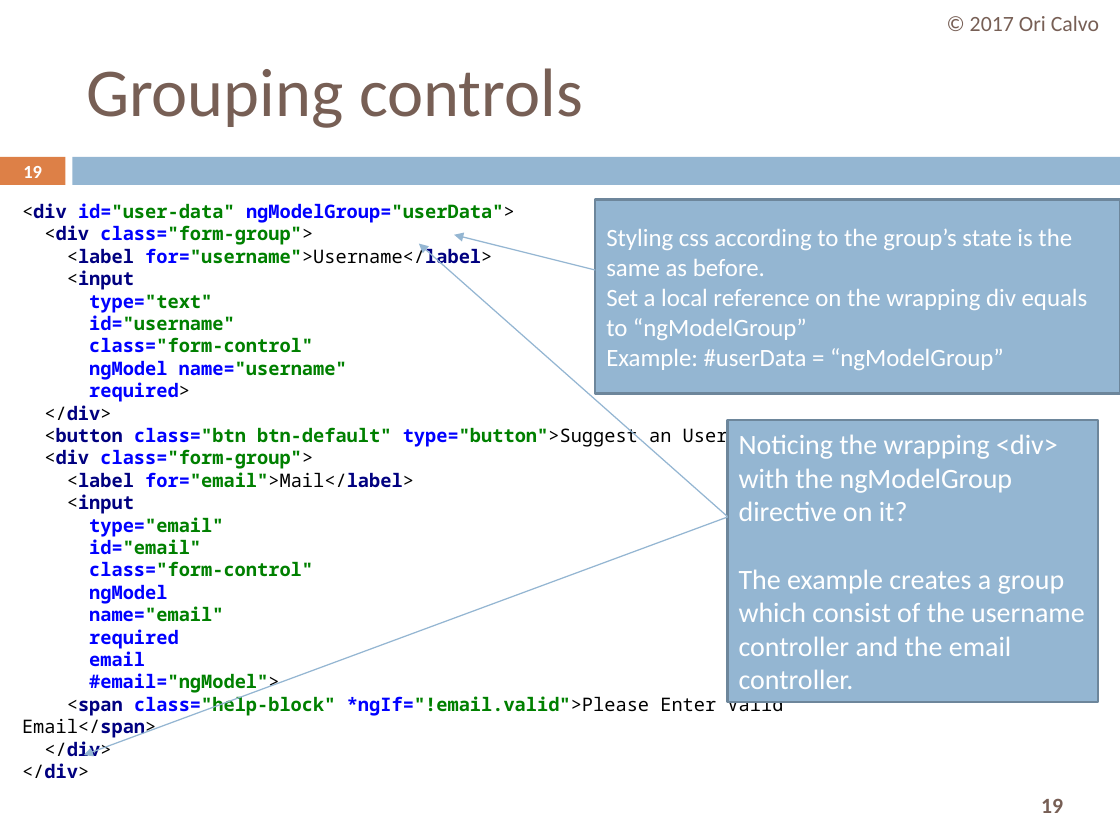
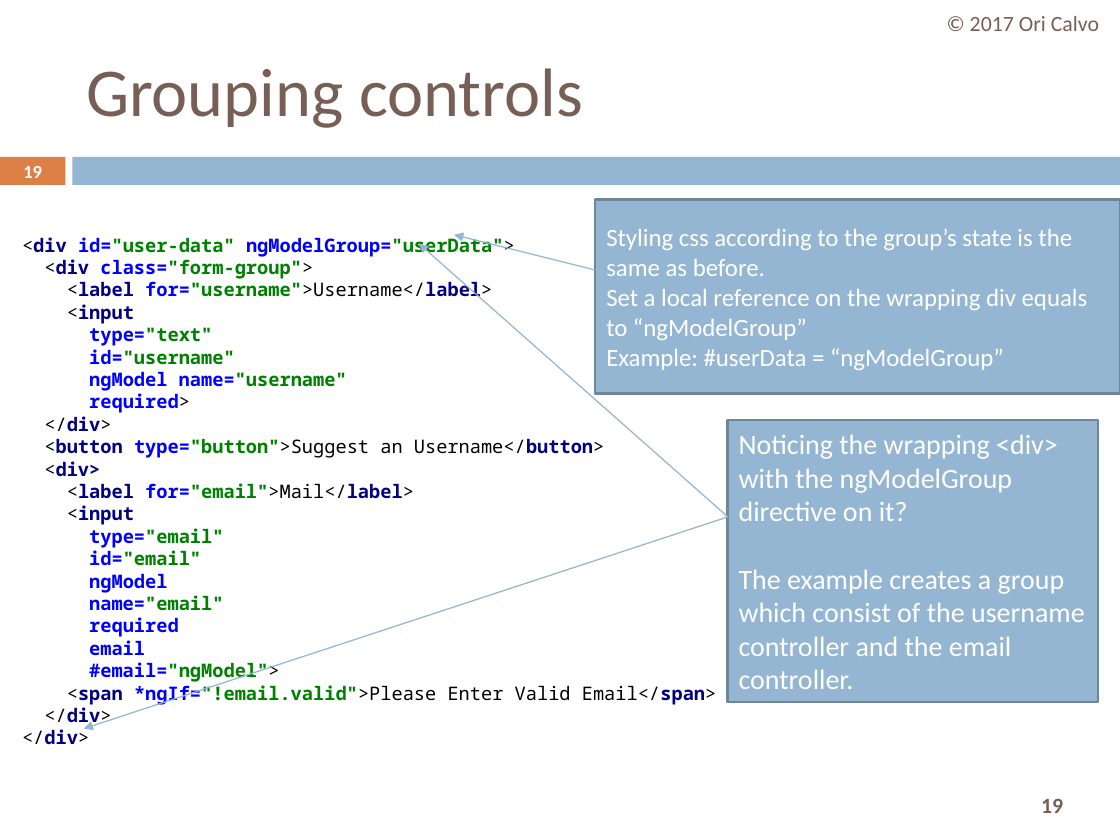
Before and after one commit to oricalvo/course-angular, a slide deck: slide 19 of PPTs/04 Forms.pptx. Drawn at 1120x840 pixels with LibreOffice and Linux fonts; fonts in the diff are those of the drawing. Boxes give left, top, right and bottom in pixels: in the first picture for what was removed or moved away, otherwise in the second. Text is boxed around its words. In the diff, an @@ line names an element or a change of style, - is before the commit and + after.

```diff
--- a/PPTs/04 Forms.pptx
+++ b/PPTs/04 Forms.pptx
@@ text at bbox=[22, 234, 717, 744]: text changed @@
-<div id="user-data" ngModelGroup="userData">
-<div class="form-group">
-<label for="username">Username</label>
-<input
-type="text"
-id="username"
-class="form-control"
-ngModel name="username"
-required>
-</div>
-<button class="btn btn-default" type="button">Suggest an Username</button>
-<div class="form-group">
-<label for="email">Mail</label>
-<input
-type="email"
-id="email"
-class="form-control"
-ngModel
-name="email"
-required
-email
-#email="ngModel">
-<span class="help-block" *ngIf="!email.valid">Please Enter Valid Email</span>
-</div>
-</div>
+<div id="user-data" ngModelGroup="userData">
+<div class="form-group">
+<label for="username">Username</label>
+<input
+type="text"
+id="username"
+ngModel name="username"
+required>
+</div>
+<button type="button">Suggest an Username</button>
+<div>
+<label for="email">Mail</label>
+<input
+type="email"
+id="email"
+ngModel
+name="email"
+required
+email
+#email="ngModel">
+<span *ngIf="!email.valid">Please Enter Valid Email</span>
+</div>
+</div>
@@ arrow moved from (728, 517) - (84, 755) to (728, 517) - (84, 729) @@
```
Also in this commit, not shown: 9 other slides changed.
